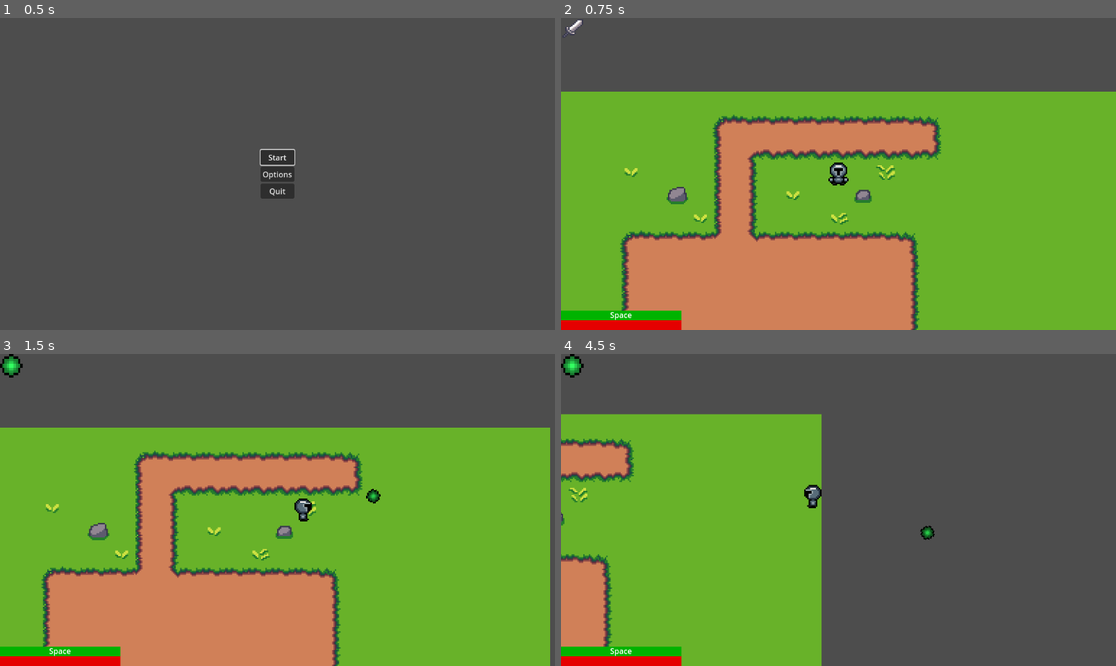
Above: before the commit, frames 1-4 (two rows, left to right).
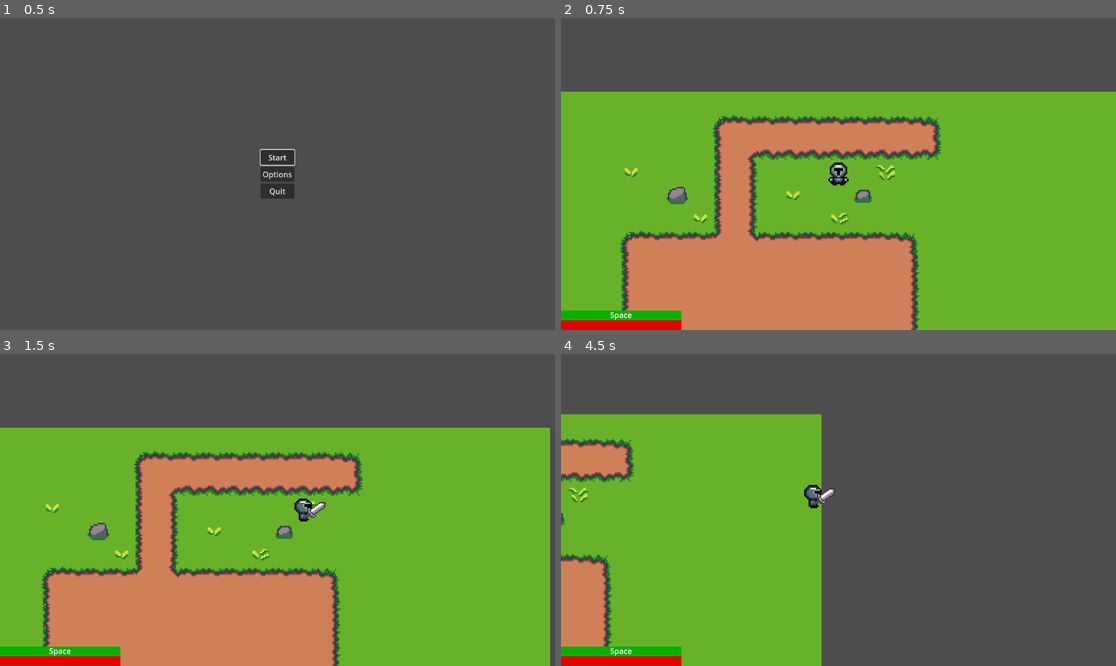
Above: after the commit, the same moments.

Repository: boothe0/CS386GodotProject
Game: Godot game, scene res://scenes/title_screen.tscn
Two runs of this game, one before a commit and one after it. Both use one fixed random seed, a clock stepped at 60 frames per second and the inputs below.
Inputs (mouse positions are in pixels of both pictures, inside the frame that each line leads up to):
- Up to frame 1 (0.5 s): no input
- Up to frame 2 (0.75 s): click "Start" at 0.5 s
- Up to frame 3 (1.5 s): move the mouse to (399, 494) at 1.27 s; hold D (move_right) from 1.28 s (still down); hold 2 (switch_projectile, bound only before the commit) from 1.28 s (still down); click (399, 494) at 1.35 s
- Up to frame 4 (4.5 s): move the mouse to (727, 525) at 2.02 s; release D (move_right) at 2.03 s; release 2 (switch_projectile, bound only before the commit) at 2.03 s; hold S (move_down) 2.03-2.78 s; tap 2 (switch_projectile, bound only before the commit) at 2.1 s; tap 1 (switch_sword, bound only before the commit) at 2.3 s; move the mouse to (894, 441) at 2.77 s; hold D (move_right) 2.78-3.53 s; hold 1 (switch_sword, bound only before the commit) 2.78-3.53 s; right-click (894, 441) at 3.05 s; move the mouse to (810, 572) at 3.52 s; hold W (move_up) 3.53-4.28 s; right-click (810, 572) at 3.6 s; click (810, 572) at 3.8 s; move the mouse to (1005, 556) at 4.27 s; hold A (move_left) from 4.28 s (still down); hold 2 (switch_projectile, bound only before the commit) from 4.28 s (still down); click (1005, 556) at 4.35 s

Frame 1 is identical in both runs. In frame 2, less than 0.1% of the frame differs, in the area x 0-4%, y 0-7%; in frame 3, 0.4%; in frame 4, 0.4%, in the area x 0-68%, y 0-60%.

Commit message:
Added ranged attack for right mouse button instead of swapping and removed ui elements

Diff:
--- a/cs386gameproject/project.godot
+++ b/cs386gameproject/project.godot
@@ -56,19 +56,14 @@
 "events": [Object(InputEventKey,"resource_local_to_scene":false,"resource_name":"","device":-1,"window_id":0,"alt_press …(191 unchanged characters)…
 ]
 }
-switch_sword={
-"deadzone": 0.5,
-"events": [Object(InputEventKey,"resource_local_to_scene":false,"resource_name":"","device":-1,"window_id":0,"alt_pressed":false,"shift_pressed":false,"ctrl_pressed":false,"meta_pressed":false,"pressed":false,"keycode":0,"physical_keycode":49,"key_label":0,"unicode":49,"location":0,"echo":false,"script":null)
-]
-}
-switch_projectile={
-"deadzone": 0.5,
-"events": [Object(InputEventKey,"resource_local_to_scene":false,"resource_name":"","device":-1,"window_id":0,"alt_pressed":false,"shift_pressed":false,"ctrl_pressed":false,"meta_pressed":false,"pressed":false,"keycode":0,"physical_keycode":50,"key_label":0,"unicode":50,"location":0,"echo":false,"script":null)
-]
-}
 use_potion={
 "deadzone": 0.5,
 "events": [Object(InputEventKey,"resource_local_to_scene":false,"resource_name":"","device":-1,"window_id":0,"alt_press …(192 unchanged characters)…
+]
+}
+ranged_attack={
+"deadzone": 0.5,
+"events": [Object(InputEventMouseButton,"resource_local_to_scene":false,"resource_name":"","device":-1,"window_id":0,"alt_pressed":false,"shift_pressed":false,"ctrl_pressed":false,"meta_pressed":false,"button_mask":2,"position":Vector2(65, 15),"global_position":Vector2(74, 61),"factor":1.0,"button_index":2,"canceled":false,"pressed":true,"double_click":false,"script":null)
 ]
 }
 
--- a/cs386gameproject/scenes/main_scene.tscn
+++ b/cs386gameproject/scenes/main_scene.tscn
@@ -1,13 +1,9 @@
-[gd_scene load_steps=17 format=4 uid="uid://duvy8pdxnjdmo"]
+[gd_scene load_steps=11 format=4 uid="uid://duvy8pdxnjdmo"]
 
 [ext_resource type="PackedScene" uid="uid://cmxv3umec3ewx" path="res://scenes/player.tscn" id="1_6hm0t"]
 [ext_resource type="Script" path="res://scripts/main_scene.gd" id="1_l6k43"]
 [ext_resource type="Texture2D" uid="uid://b1blnn5c1g4b6" path="res://assets/16x16 Magical Forest Asset Pack/Tiles/Forest Tile.png" id="2_psmqu"]
 [ext_resource type="Script" path="res://scripts/health_bar.gd" id="4_d7btm"]
-[ext_resource type="Script" path="res://scripts/EnemyHealthBar.gd" id="4_p1aji"]
-[ext_resource type="Script" path="res://scenes/stamina_bar.gd" id="5_up0xu"]
-[ext_resource type="Texture2D" uid="uid://dt6rcat0j8ruc" path="res://assets/16x16 Magical Forest Asset Pack/Weapons/sword.png" id="7_4u7mj"]
-[ext_resource type="Texture2D" uid="uid://dpgfy6i08x4e7" path="res://assets/Projectiles/Projectiles/bolt1UI.png" id="7_qaerf"]
 
 [sub_resource type="TileSetAtlasSource" id="TileSetAtlasSource_df4cm"]
 texture = ExtResource("2_psmqu")
@@ -114,10 +110,8 @@
 anchors_preset = 2
 anchor_top = 1.0
 anchor_bottom = 1.0
-
 offset_top = -20.0
 offset_right = 250.0
-
 grow_vertical = 0
 theme_override_styles/background = SubResource("StyleBoxFlat_pomkq")
 theme_override_styles/fill = SubResource("StyleBoxFlat_omlwu")
@@ -127,15 +121,5 @@
 script = ExtResource("4_d7btm")
 
 [node name="SpawnTimer" type="Timer" parent="."]
-[node name="BoltUI" type="TextureRect" parent="PlayerUI"]
-visible = false
-offset_right = 47.0
-offset_bottom = 49.0
-texture = ExtResource("7_qaerf")
-
-[node name="SwordUI" type="TextureRect" parent="PlayerUI"]
-offset_right = 49.0
-offset_bottom = 44.0
-texture = ExtResource("7_4u7mj")
 
 [connection signal="timeout" from="Player/DodgeTimer" to="Player" method="_on_timer_timeout"]
--- a/cs386gameproject/scripts/player.gd
+++ b/cs386gameproject/scripts/player.gd
@@ -3,8 +3,7 @@
 enum WeaponType {SWORD, PROJECTILE}
 
 @onready var animated_sprite = $AnimatedSprite2D
-@onready var swordIcon = $"../PlayerUI/SwordUI"
-@onready var boltIcon = $"../PlayerUI/BoltUI"
+
 @onready var spacebar_text = $"../PlayerUI/StaminaBar/SpaceBarIndicator"
 
 @export var health = 5
@@ -22,6 +21,7 @@
 var can_dodge = true
 var current_weapon = WeaponType.SWORD
 var dash_direction = Vector2()
+var weapon_animation_done = true
 @onready var heal_potion: Node2D = $HealPotion
 # Constants
 const SPEED = 150
@@ -70,6 +70,10 @@
 		elif current_weapon == WeaponType.SWORD:
 			print("swinging sword") # Debug
 			swing_sword()
+			weapon_animation_done = true
+	# Handle ranged attack
+	if Input.is_action_just_pressed("ranged_attack") and weapon_animation_done != false:
+		shoot()
 
 	# Handle dodge
 	if Input.is_action_just_pressed("dodge") and can_dodge:
@@ -97,18 +101,6 @@
 	elif last_movement_direction == Vector2.DOWN:
 		animated_sprite.play("walk_down")
 
-# Handle weapon switching
-func _unhandled_input(event: InputEvent) -> void:
-	if event.is_action_pressed("switch_sword"):
-		current_weapon = WeaponType.SWORD
-		print("Switched to Sword") # debug
-		swordIcon.visible = true
-		boltIcon.visible = false
-	elif event.is_action_pressed("switch_projectile"):
-		current_weapon = WeaponType.PROJECTILE
-		print("Switched to Projectile") # debug
-		swordIcon.visible = false
-		boltIcon.visible = true
 
 # Handle shooting projectiles
 func shoot():
@@ -119,6 +111,7 @@
 
 # Handle sword attack
 func swing_sword():
+	weapon_animation_done = false
 	# Update facing direction to match attack direction and lock it
 	update_attack_direction()
 	var attack_animation = get_idle_animation(last_attack_direction)
